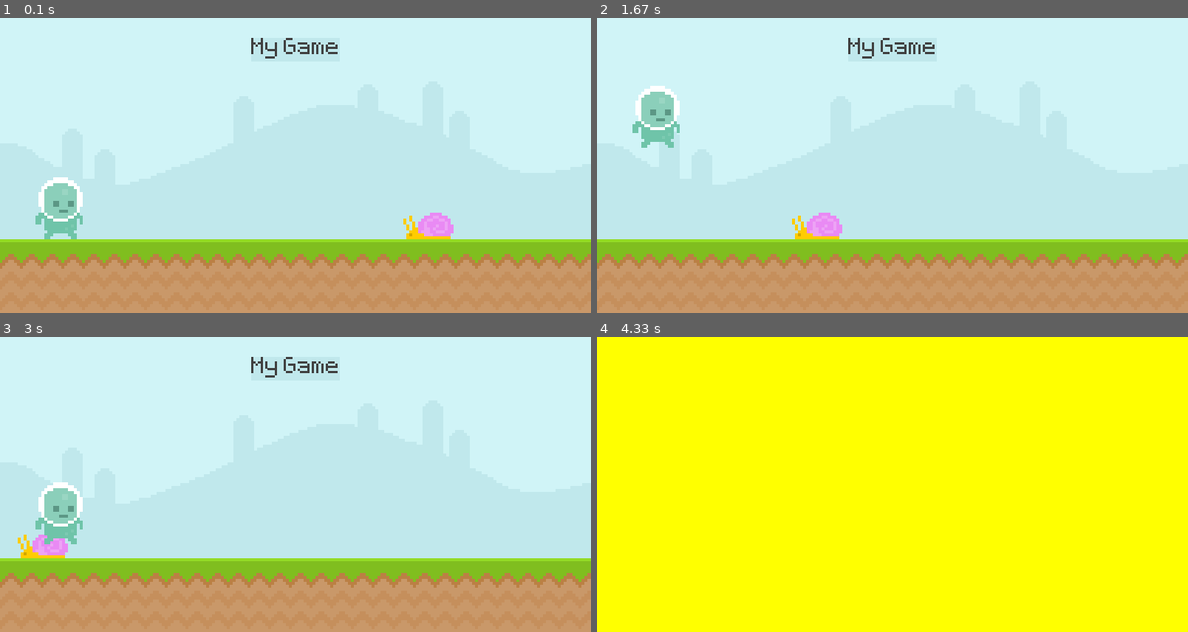
Above: before the commit, frames 1-4 (two rows, left to right).
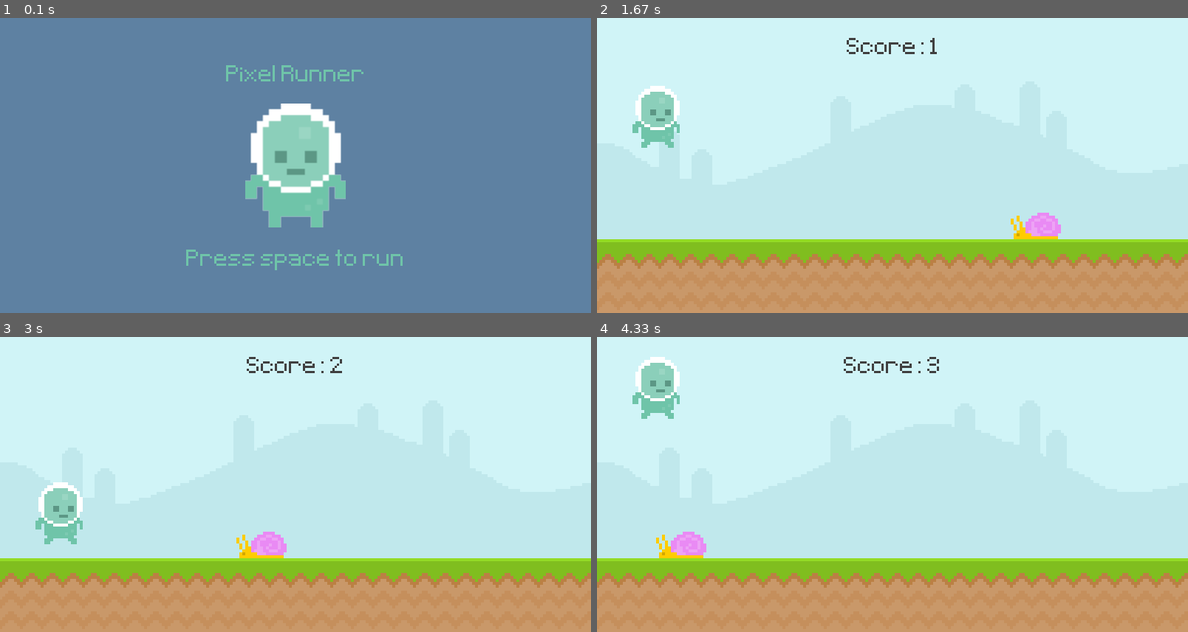
Above: after the commit, the same moments.

Repository: SDBranka/The_Ultimate_Introduction_to_Pygame
Game: pygame game, started from main.py
Same seed, same stepped clock (60 frames per second), same inputs: the game is played once before the commit and once after it.
Inputs (mouse positions are in pixels of both pictures, inside the frame that each line leads up to):
- Up to frame 1 (0.1 s): no input
- Up to frame 2 (1.67 s): tap Space at 0.33 s; press the mouse at (656, 206) at 0.7 s; move the mouse to (833, 165) at 0.8 s; release the mouse at (1016, 127) at 0.93 s; press the mouse at (656, 206) at 1.53 s; move the mouse to (744, 209) at 1.63 s
- Up to frame 3 (3 s): release the mouse at (236, 531) at 1.77 s; press the mouse at (59, 525) at 2.37 s; move the mouse to (106, 561) at 2.47 s; release the mouse at (153, 596) at 2.6 s
- Up to frame 4 (4.33 s): press the mouse at (656, 525) at 3.2 s; move the mouse to (703, 531) at 3.3 s; release the mouse at (750, 537) at 3.43 s; press the mouse at (656, 525) at 4.03 s; move the mouse to (709, 552) at 4.13 s; release the mouse at (762, 578) at 4.27 s

The runs differ from the first frame. In frame 1, 100% of the frame differs, in the area x 0-100%, y 0-100%; in frame 2, 1.5%; in frame 3, 1.4%; in frame 4, 100%.

Commit message:
game over/intro screen built

Diff:
--- a/main.py
+++ b/main.py
@@ -1,5 +1,19 @@
 import pygame
 from sys import exit
+import math
+
+
+# function to consistantly update and redraw score_surface
+def display_score():
+    current_time = (pygame.time.get_ticks() - start_time) / 1000
+    score_surface = test_font.render(f"Score: {math.floor(current_time)}", False, (64, 64, 64))
+    score_rect = score_surface.get_rect(midtop = (400, 27))
+    screen.blit(score_surface, score_rect)
+    return current_time
+
+
+
+
 
 # initialize pygame
 pygame.init()
@@ -21,7 +35,15 @@
 test_font = pygame.font.Font(font_type, font_size)
 
 # Setting up game states
-game_active = True
+    # setting to false starts game from game over screen
+game_active = False
+
+
+# building to be able to reset the score/timer count to zero with new game
+start_time = 0
+
+# store the score for global use
+score = 0
 
 
 
@@ -39,14 +61,14 @@
 ground_surface = pygame.image.load('img/ground.png').convert()
 
 # create score surface
-score_surface_text = "My Game"
-score_surface_anti_aliasing = False
-# score_surface_color = "Black"
-score_surface_color = (64, 64, 64)
-score_surface = test_font.render(score_surface_text, score_surface_anti_aliasing, score_surface_color)
-score_pos_x = 400
-score_pos_y = 27
-score_rect = score_surface.get_rect(midtop = (score_pos_x, score_pos_y))
+# score_surface_text = "My Game"
+# score_surface_anti_aliasing = False
+# # score_surface_color = "Black"
+# score_surface_color = (64, 64, 64)
+# score_surface = test_font.render(score_surface_text, score_surface_anti_aliasing, score_surface_color)
+# score_pos_x = 400
+# score_pos_y = 27
+# score_rect = score_surface.get_rect(midtop = (score_pos_x, score_pos_y))
 
 # create snail character(surface)
 snail_surface = pygame.image.load("img/snail/snail1.png").convert_alpha()
@@ -63,11 +85,28 @@
 player_rect = player_surface.get_rect(midbottom = (player_pos_x, player_pos_y))
 # create gravity physics for player
 player_gravity = 0
-
-
-
-
-
+# creating player surface for game over/intro screen
+player_stand = pygame.image.load("img/player/player_stand.png").convert_alpha()
+pss_surface_to_use = player_stand
+# # scale by dimensions
+# pss_scale_to_width = 200
+# pss_scale_to_height = 400
+# player_stand = pygame.transform.scale(pss_surface_to_use, (pss_scale_to_width, pss_scale_to_height))
+# # scale image to double it's size
+# player_stand = pygame.transform.scale2x(pss_surface_to_use)
+# scale using rotozoom (it rotates a surface, scales a surface, it filters a surface)
+pss_rotation_angle = 0
+pss_scale = 2
+player_stand = pygame.transform.rotozoom(pss_surface_to_use, pss_rotation_angle, pss_scale)
+player_stand_rect = player_stand.get_rect(center = (400, 200))
+
+
+# game name
+game_name = test_font.render("Pixel Runner", False, (111, 196, 169))
+game_name_rect = game_name.get_rect(center = (400, 80))
+
+game_msg = test_font.render("Press space to run", False, (111, 196, 169))
+game_msg_rect = game_msg.get_rect(center = (400, 330))
 
 
 
@@ -116,9 +155,15 @@
                 if player_rect.collidepoint(event.pos) and player_rect.bottom >= 300:
                     player_gravity = -20
         else:
+            # if user clicks the window close button
+            if event.type == pygame.QUIT:
+                pygame.quit()
+                exit()
+            # user presses space bar to restart game
             if event.type == pygame.KEYDOWN and event.key == pygame.K_SPACE:
                     game_active = True
                     snail_rect.left = 800
+                    start_time = pygame.time.get_ticks()
 
 
     if game_active:
@@ -137,16 +182,28 @@
         ground_pos_y = 300
         screen.blit(ground_surface, (ground_pos_x, ground_pos_y))
 
-        # adding a background to the score_surface
-        surface_to_draw_score_on = screen
-        # score_bg_color = "Pink"
-        score_bg_color = "#c0e8ec"
-        rect_to_draw = score_rect
-        pygame.draw.rect(surface_to_draw_score_on, score_bg_color, rect_to_draw)
-        pygame.draw.rect(surface_to_draw_score_on, score_bg_color, rect_to_draw, 10)
-
-        # display score_surface
-        screen.blit(score_surface, score_rect)
+        # # adding a background to the score_surface
+        # surface_to_draw_score_on = screen
+        # # score_bg_color = "Pink"
+        # score_bg_color = "#c0e8ec"
+        # rect_to_draw = score_rect
+        # pygame.draw.rect(surface_to_draw_score_on, score_bg_color, rect_to_draw)
+        # pygame.draw.rect(surface_to_draw_score_on, score_bg_color, rect_to_draw, 10)
+        # # display score_surface
+        # screen.blit(score_surface, score_rect)
+
+        # # display score_surface using a function
+        # display_score()
+        # store score and display
+        score = display_score()
+
+
+
+
+
+
+
+
 
         # display snail/move position
         snail_rect.left -= 3
@@ -210,8 +267,16 @@
         if snail_rect.colliderect(player_rect):
             game_active = False
     else:
-        screen.fill("Yellow")
-
+        screen.fill((94, 129, 162))
+        screen.blit(player_stand, player_stand_rect)
+
+        score_msg = test_font.render(f"Your score: {math.floor(score)}", False, (111, 196, 169))
+        score_msg_rect = score_msg.get_rect(center = (400, 330))
+        screen.blit(game_name, game_name_rect)
+        if score == 0:
+            screen.blit(game_msg, game_msg_rect)
+        else:
+            screen.blit(score_msg, score_msg_rect)
 
     pygame.display.update()
     # sets so that while True loop should not run faster than framerate_ceiling times per second
